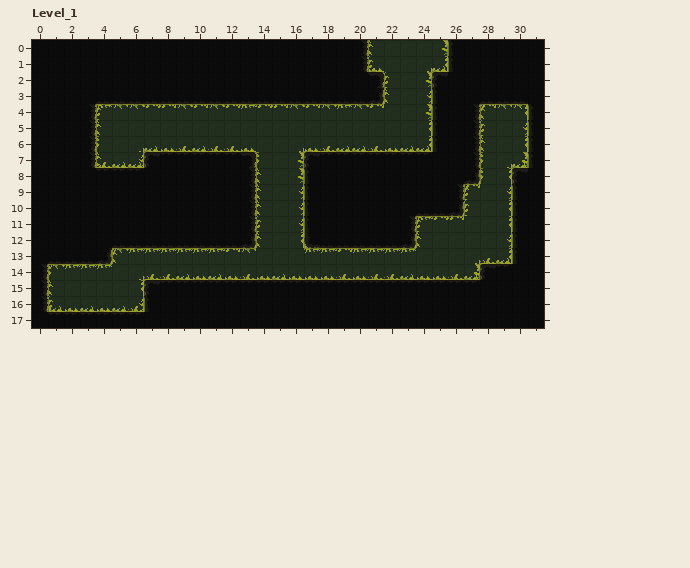
LDtk project: assets/test_world.ldtk. That is the earlier state.
Cells are 16x16 px. Shown: Level_1 x 0..31, y 0..17.
Once edited:
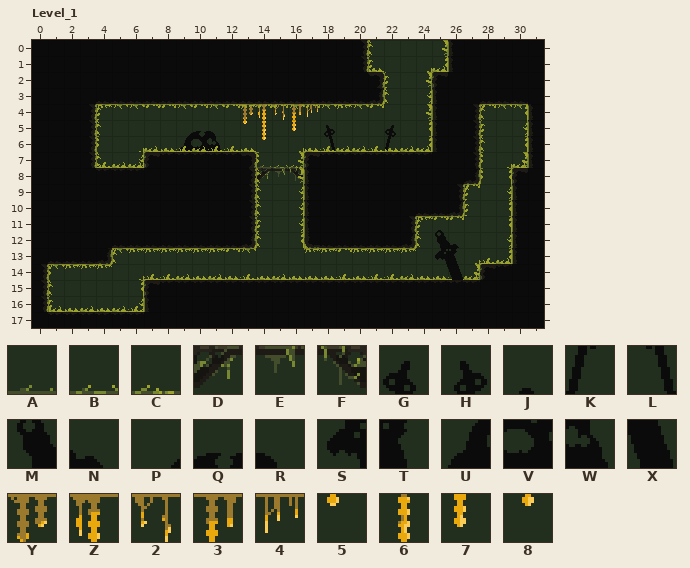
Key: from "Tileset": A 79, B 80, C 83, D 103, E 104, F 107, G 222, H 223, J 225, K 246, L 247, M 249, N 250, P 270, Q 271, R 272, S 273, T 274, U 294, V 295, W 296, X 298, Y 350, Z 351, 2 352, 3 353, 4 354, 5 374, 6 375, 7 377, 8 399.
_ is an empty cell.
Change:
Layer "Back":
y 4: x 13..17 _____ -> YZ234
y 5: x 9..11 ___ -> PQR; x 13..14 __ -> 56; x 16 _ -> 7; x 18 _ -> H
y 6: x 9..11 ___ -> UVW; x 14 _ -> 8; x 18 _ -> L
Layer "Middle":
y 5: x 22 _ -> G
y 6: x 22 _ -> K
y 7: x 14..16 ___ -> ABC
y 8: x 14..16 ___ -> DEF
Layer "Front":
y 11: x 25 _ -> J
y 12: x 25..26 __ -> MN
y 13: x 25..26 __ -> ST
y 14: x 26 _ -> X
Boxes around the changes in both pictures, in picture pixels (x1, y1, x2, y2):
added: (241, 105, 335, 181)
added: (179, 131, 221, 151)
added: (385, 125, 396, 151)
added: (435, 230, 463, 280)
